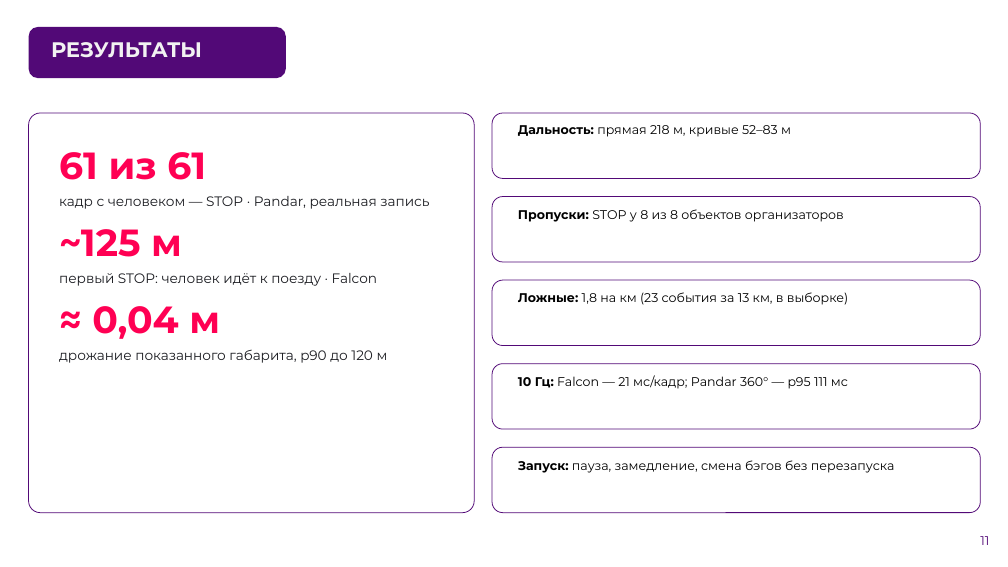
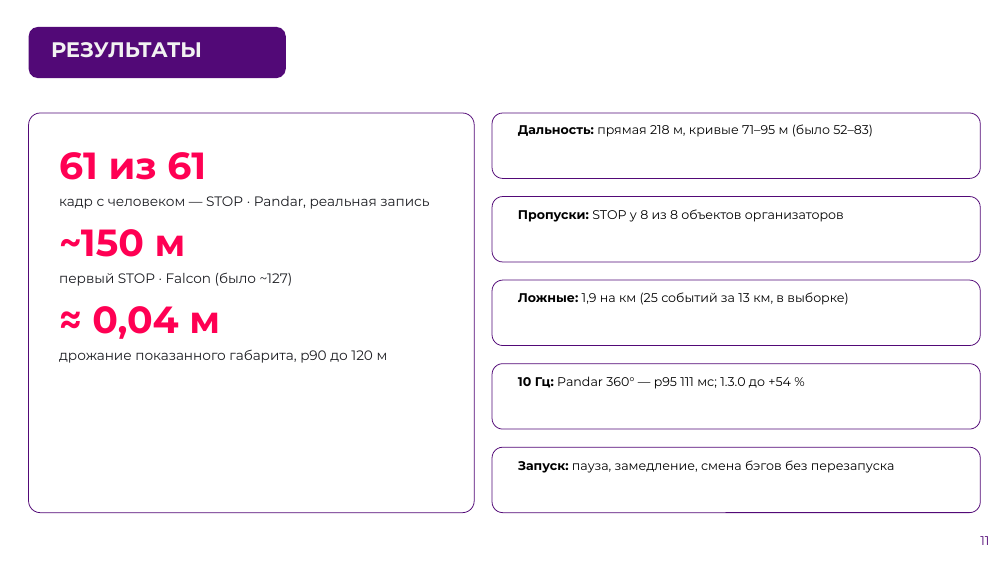
Before and after one commit to pmixay/ReSense, a slide deck: slide 11 of docs/presentation/ReSense_LCT2026.pptx. Drawn at 1008x567 pixels with LibreOffice and Linux fonts; fonts in the diff are those of the drawing; background and template pictures are left out. Boxes give left, top, right and bottom in pixels: in the first picture for what was removed or moved away, otherwise in the second. Text is boxed around its words. In the diff, an @@ line names an element or a change of style, - is before the commit and + after.

```diff
--- a/docs/presentation/ReSense_LCT2026.pptx
+++ b/docs/presentation/ReSense_LCT2026.pptx
@@ text at (518, 124, 873, 137): text changed @@
-Дальность: прямая 218 м, кривые 52–83 м
+Дальность: прямая 218 м, кривые 71–95 м (было 52–83)
@@ text at (59, 229, 293, 286): text changed @@
-~125 м
-первый STOP: человек идёт к поезду · Falcon
+~150 м
+первый STOP · Falcon (было ~127)
@@ text at (518, 292, 848, 305): text changed @@
-Ложные: 1,8 на км (23 события за 13 км, в выборке)
+Ложные: 1,9 на км (25 событий за 13 км, в выборке)
@@ text at (518, 376, 791, 389): text changed @@
-10 Гц: Falcon — 21 мс/кадр; Pandar 360° — p95 111 мс
+10 Гц: Pandar 360° — p95 111 мс; 1.3.0 до +54 %
```
Also in this commit, not shown: 8 other slides changed, 6 other files.
